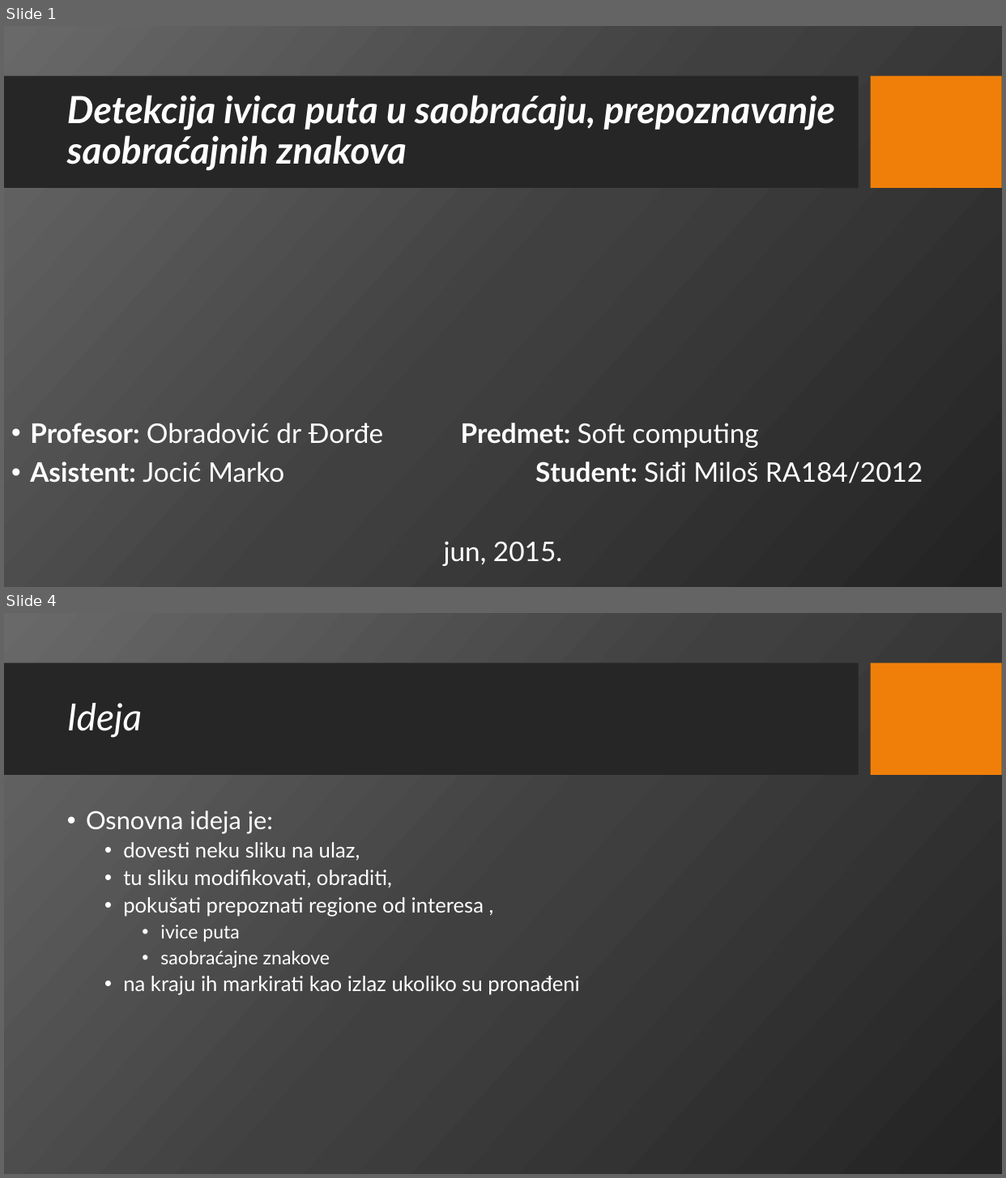
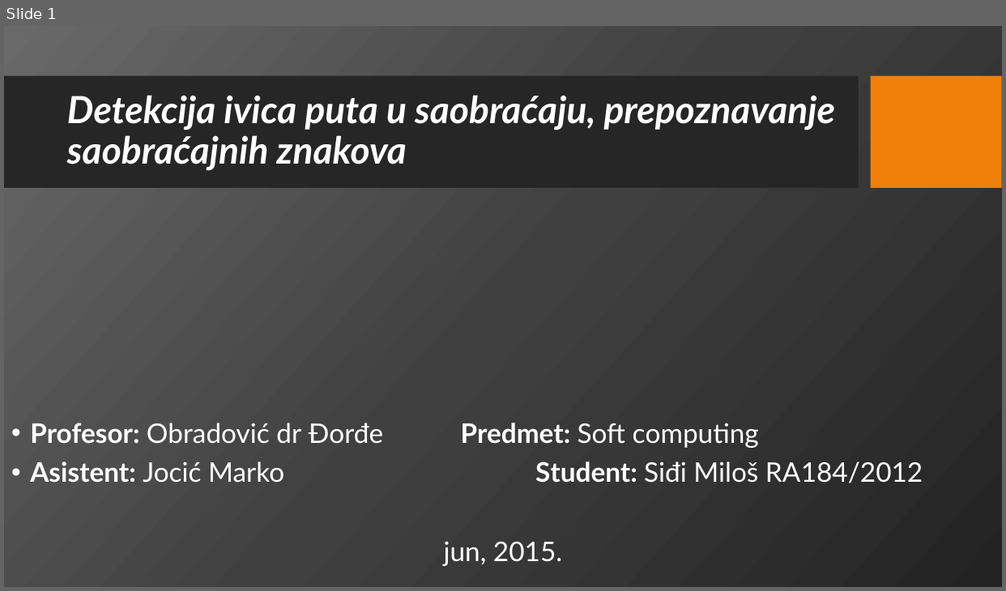
Before and after one commit to msidji/MilosSidji_SoftComputing, a slide deck: Python/Sidji-Prezentacija2.pptx. Shown one above the other, each under a label of ours: slides 1 and 4 before the commit, slide 1 after it; the slides between them are not shown. The pictures are 1006x1178 and 1006x591 pixels, drawn with LibreOffice and Linux fonts; fonts in the diff are those of the drawing; background and template pictures are left out. Boxes give left, top, right and bottom in pixels: in the first picture for what was removed or moved away, otherwise in the second. Text is boxed around its words. In the diff, an @@ line names an element or a change of style, - is before the commit and + after.

```diff
--- a/Python/Sidji-Prezentacija2.pptx
+++ b/Python/Sidji-Prezentacija2.pptx
@@ slide 4 removed at bbox=[4, 613, 1002, 1174], background picture (left out); not listed: 2 template elements that a slide beside it also shows @@
@@ title removed at bbox=[67, 703, 142, 738] @@
-Ideja
@@ text removed at bbox=[86, 811, 579, 995] @@
-• Osnovna ideja je:
-  • dovesti neku sliku na ulaz,
-  • tu sliku modifikovati, obraditi,
-  • pokušati prepoznati regione od interesa ,
-    • ivice puta
-    • saobraćajne znakove
-  • na kraju ih markirati kao izlaz ukoliko su pronađeni
```
Also in this commit, not shown: 17 slides added, 7 other slides removed, 8 other files.
